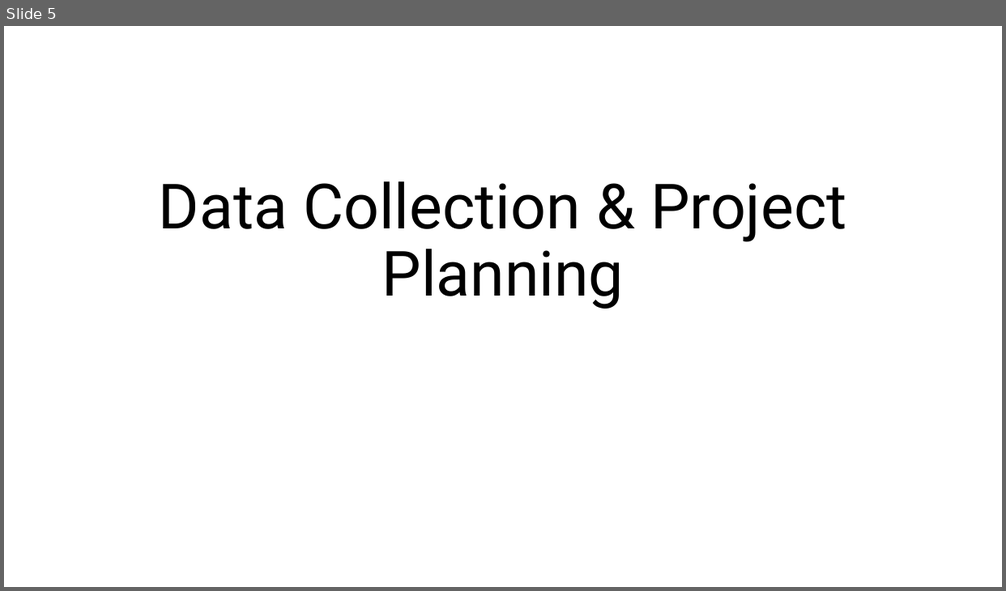
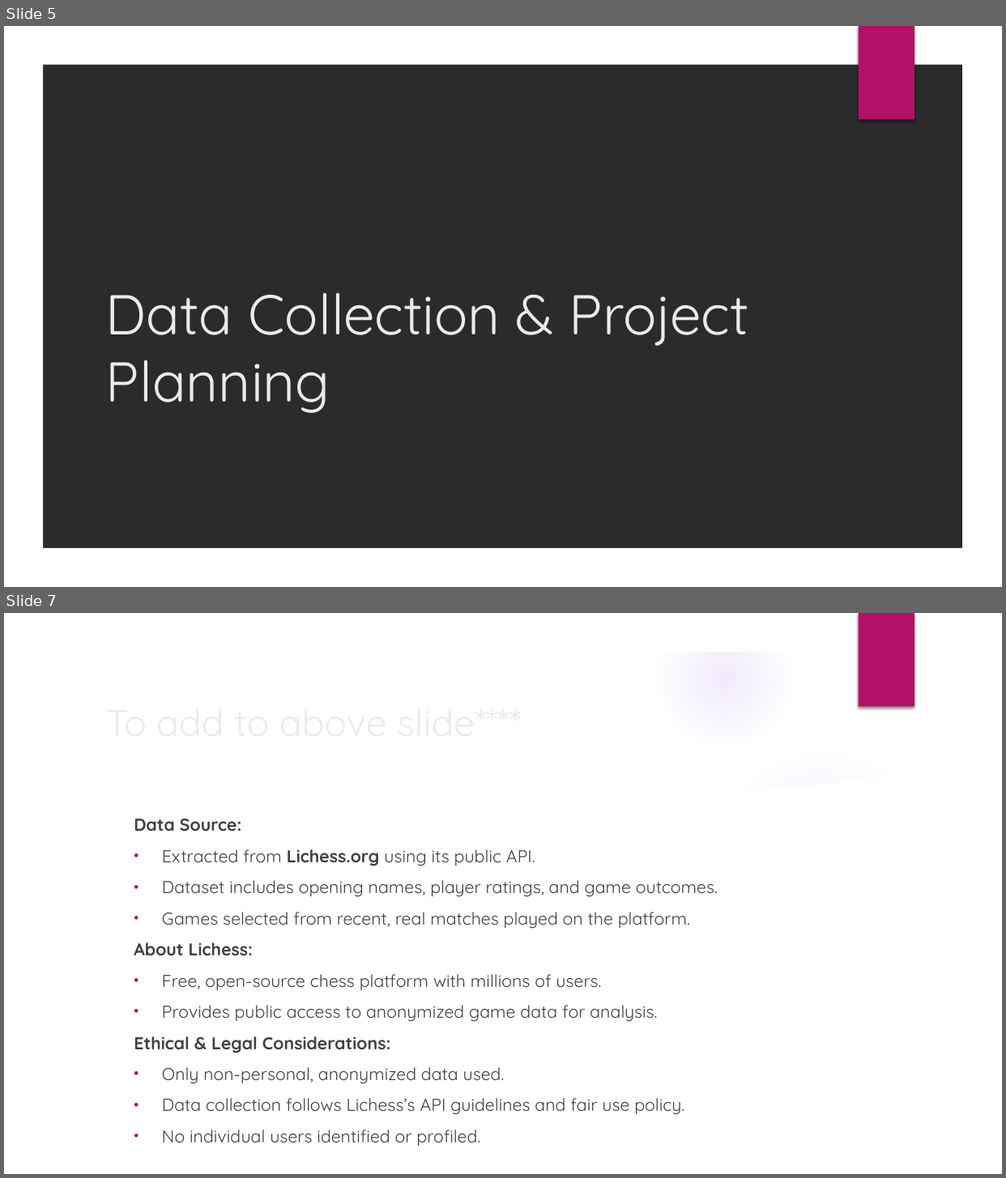
Before and after one commit to jmurphy172/group4_project, a slide deck: project_docs/Presentation Draft.pptx. Shown one above the other, each under a label of ours: slide 5 before the commit, slides 5 and 7 after it; the slides between them are not shown. The pictures are 1006x591 and 1006x1178 pixels, drawn with LibreOffice and Linux fonts; fonts in the diff are those of the drawing; background and template pictures are left out; a plain dark background stands for a picture behind light text. Boxes give left, top, right and bottom in pixels: in the first picture for what was removed or moved away, otherwise in the second. Text is boxed around its words. In the diff, an @@ line names an element or a change of style, - is before the commit and + after.

```diff
--- a/project_docs/Presentation Draft.pptx
+++ b/project_docs/Presentation Draft.pptx
@@ slide 7 added at [4, 613, 1002, 1174], background picture (left out); not listed: 2 template elements that a slide beside it also shows @@
@@ group added at [4, 614, 971, 1174]: 5 ellipses, 2 freeform shapes @@
@@ text added at [134, 819, 718, 1146], 16.6 pt, text #404040 @@
+Data Source:
+• Extracted from Lichess.org using its public API.
+• Dataset includes opening names, player ratings, and game outcomes.
+• Games selected from recent, real matches played on the platform.
+About Lichess:
+• Free, open-source chess platform with millions of users.
+• Provides public access to anonymized game data for analysis.
+Ethical & Legal Considerations:
+• Only non-personal, anonymized data used.
+• Data collection follows Lichess’s API guidelines and fair use policy.
+• No individual users identified or profiled.
@@ title added at [345, 1007, 361, 1018], 36 pt, text #EBEBEB @@
+To add to above slide****
@@ slide 5 changed as well @@
@@ background #FFFFFF to picture (left out) @@
@@ freeform shape added at [4, 26, 1002, 587], fill #FFFFFF @@
@@ rectangle added at [859, 26, 914, 120], fill #B31166 @@
@@ title "Data Collection & Project Planning": place and size @@
-title "Data Collection & Project Planning" at [159, 182, 846, 309]
+title "Data Collection & Project Planning" at [106, 293, 749, 413]
@@ title "Data Collection & Project Planning" at [106, 293, 749, 413]: size 60 to 54 pt, font Roboto to Quicksand, text colour #000000 to #EBEBEB; alignment centre to left; line spacing 0.9 to 1 @@
```
Also in this commit, not shown: 14 other slides changed, 1 other file.
